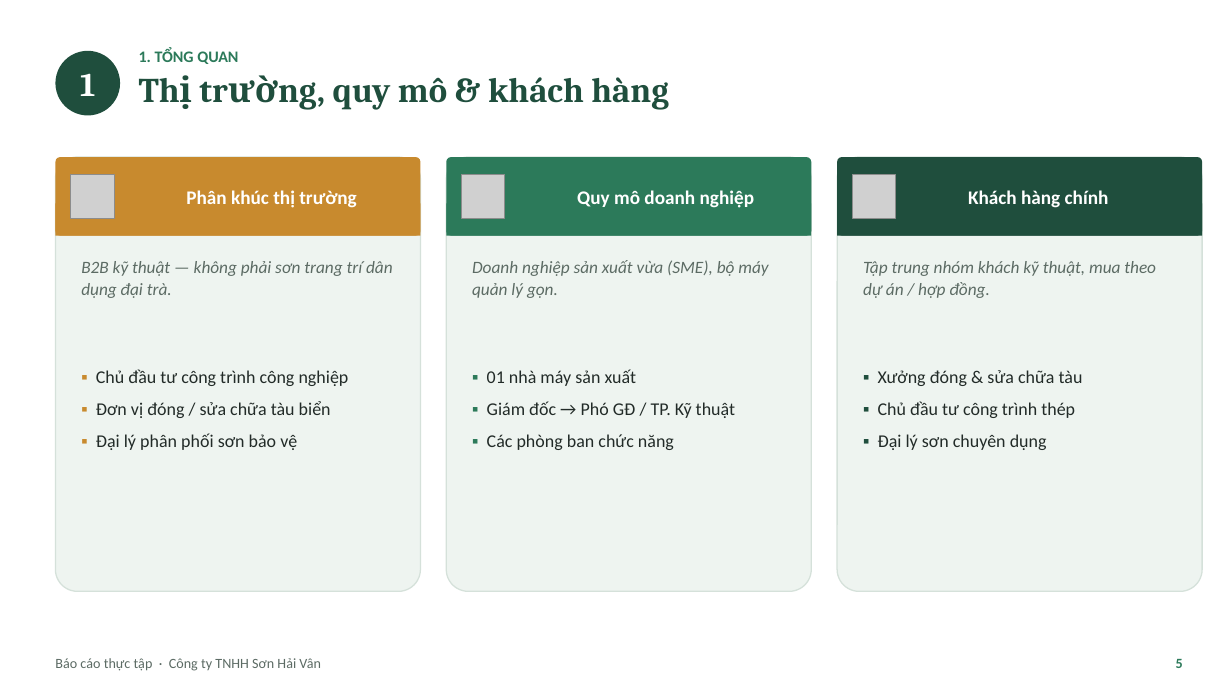
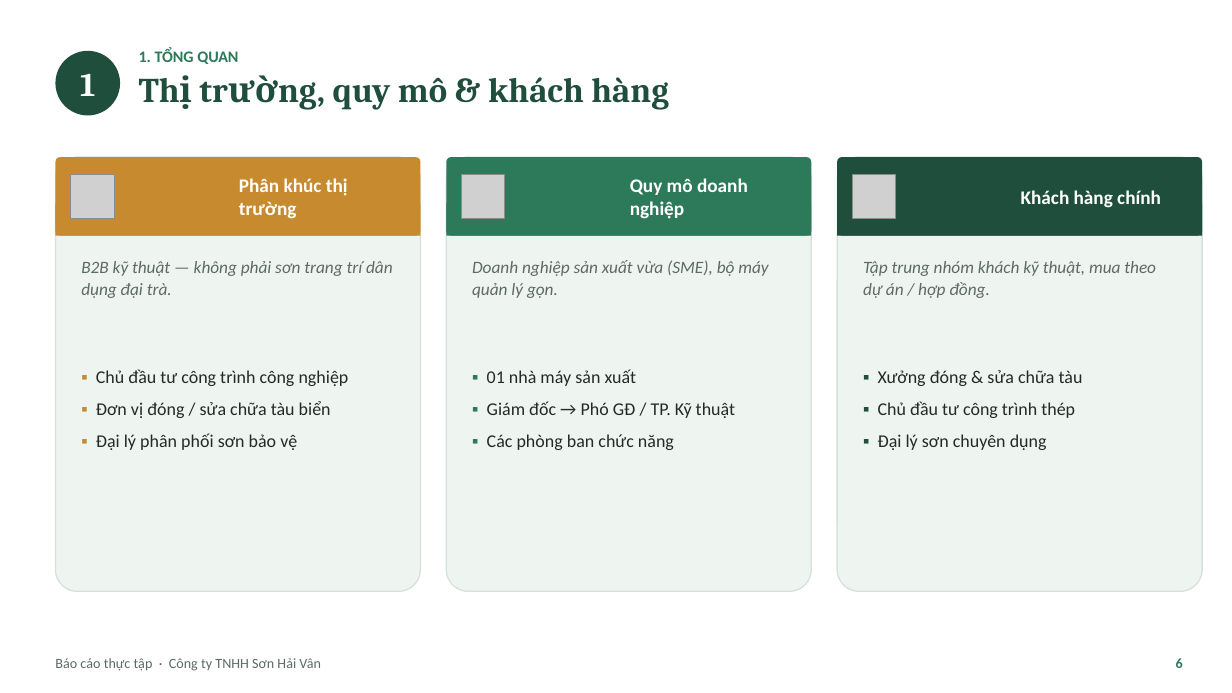
Before and after one commit to tranconcoder/pubic-resources, a slide deck: slide 6 of SuHeo/Báo cáo thực tập - Sơn Hải Vân.pptx (slide 5 before the commit). Drawn at 1232x693 pixels with LibreOffice and Linux fonts; fonts in the diff are those of the drawing; grey boxes stand for pictures. Boxes give left, top, right and bottom in pixels: in the first picture for what was removed or moved away, otherwise in the second. Text is boxed around its words. In the diff, an @@ line names an element or a change of style, - is before the commit and + after.

```diff
--- a/SuHeo/Báo cáo thực tập - Sơn Hải Vân.pptx
+++ b/SuHeo/Báo cáo thực tập - Sơn Hải Vân.pptx
@@ text "Phân khúc thị trường" rewrapped from (186, 190, 357, 208) to (239, 178, 348, 219) @@
@@ text "Quy mô doanh nghiệp" rewrapped from (577, 190, 754, 208) to (630, 178, 748, 219) @@
@@ text "Khách hàng chính": place and size @@
-text "Khách hàng chính" at (968, 190, 1109, 208)
+text "Khách hàng chính" at (1021, 190, 1161, 208)
```
Also in this commit, not shown: 14 other slides changed, 6 slides added, 1 other file.
